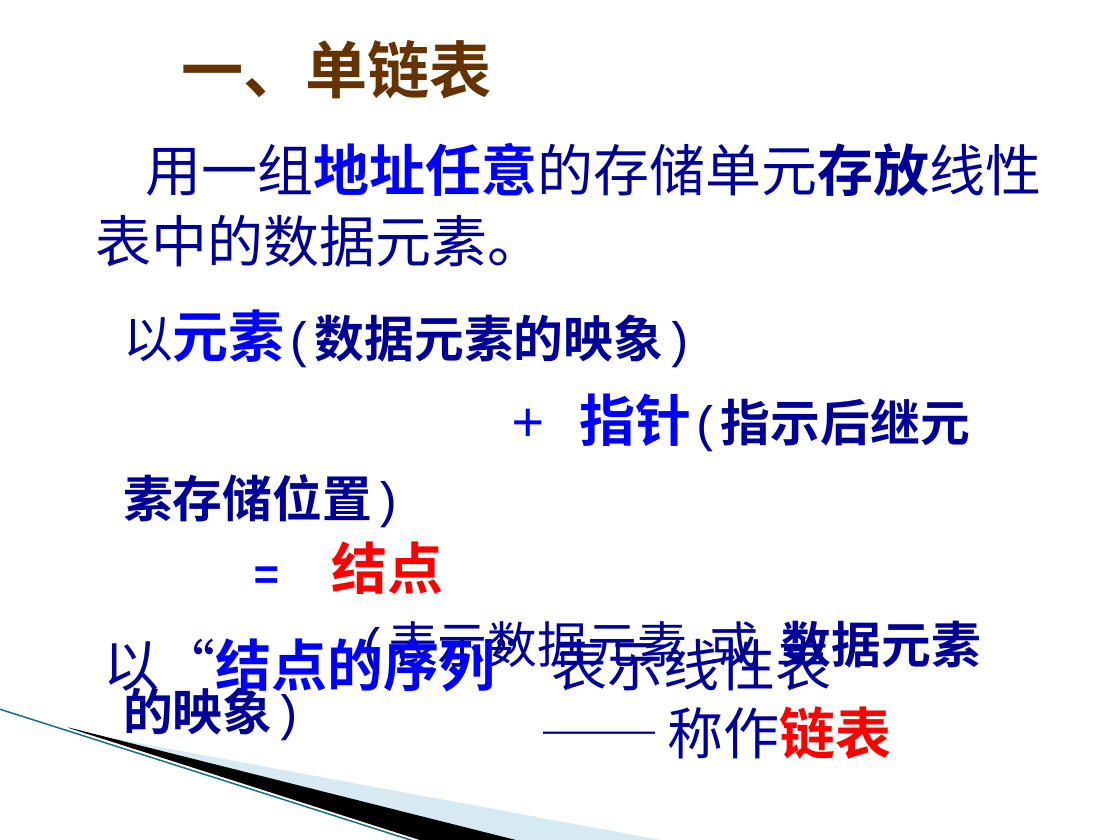
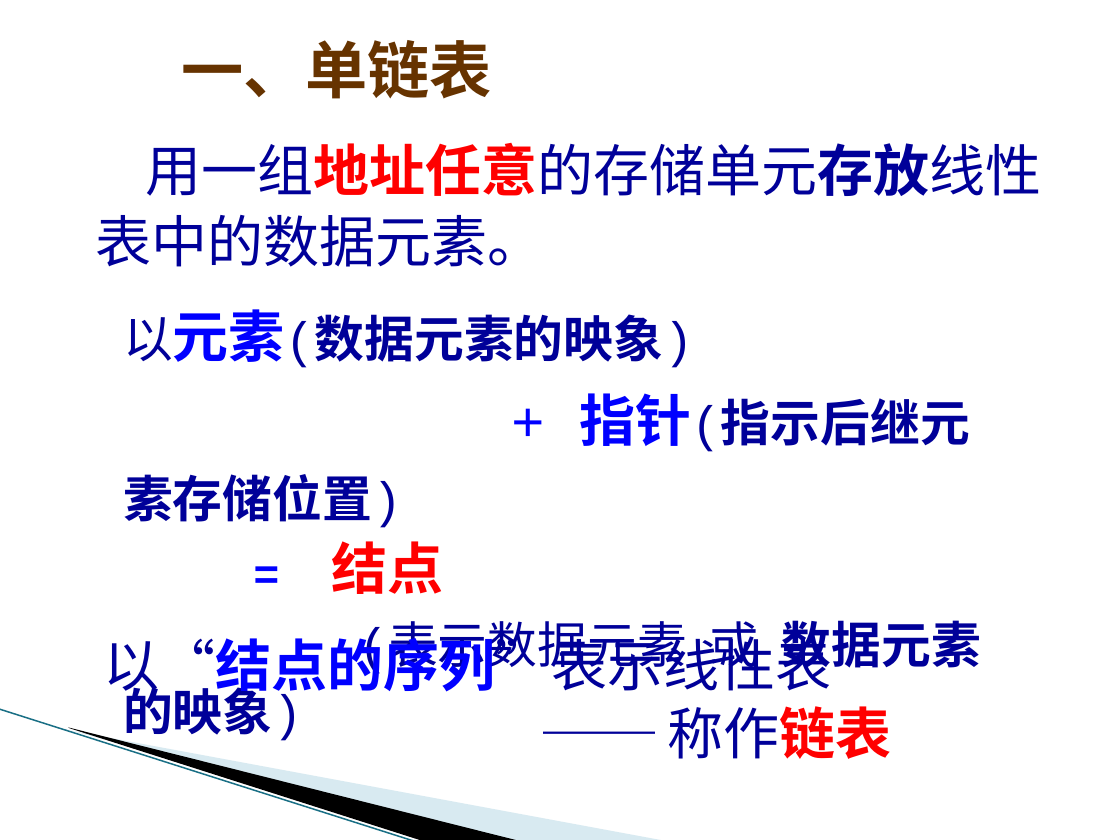
Before and after one commit to scpcddk/Learning-Notes, a slide deck: slide 60 of 算法/数据结构与算法/课件/第二章+线性表.pptx. Drawn at 1120x840 pixels with LibreOffice and Linux fonts; fonts in the diff are those of the drawing. Boxes give left, top, right and bottom in pixels: in the first picture for what was removed or moved away, otherwise in the second. Text is boxed around its words. In the diff, an @@ line names an element or a change of style, - is before the commit and + after.

```diff
--- a/算法/数据结构与算法/课件/第二章+线性表.pptx
+++ b/算法/数据结构与算法/课件/第二章+线性表.pptx
@@ text "用一组地址任意的存储单元存放线性表中的数据元素。" at box(95, 143, 1042, 267): text colour #0000FF to #FF0000 in "用一组地址任意的存储单元存放线性表中的数据元素。" @@
```
Also in this commit, not shown: 1 other slide changed, 5 other files.
